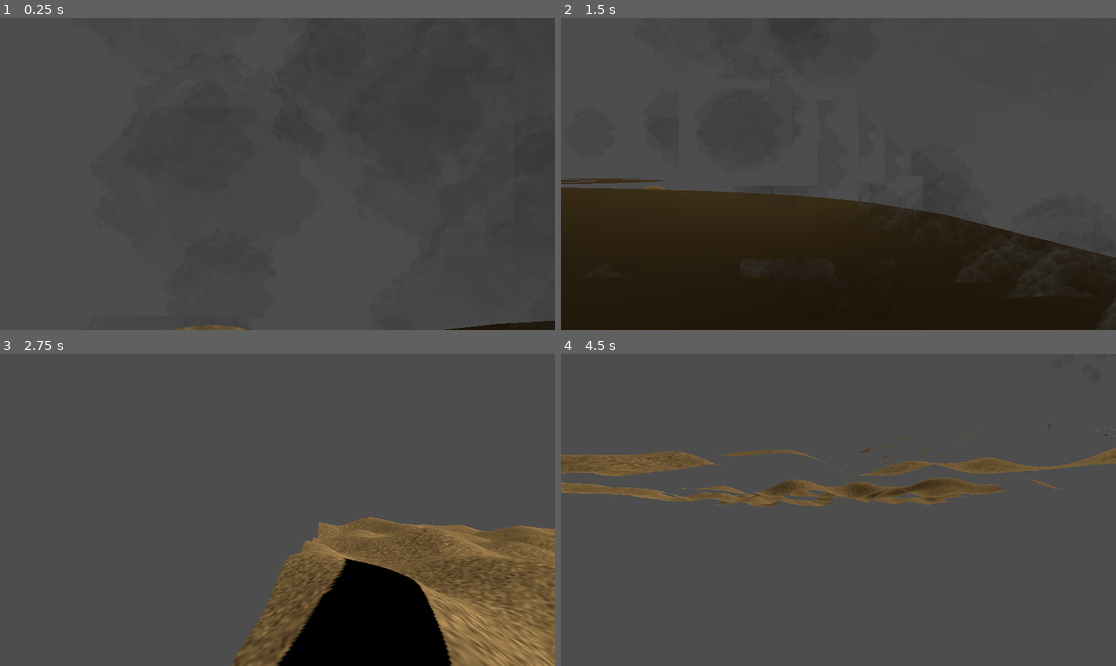
Above: before the commit, frames 1-4 (two rows, left to right).
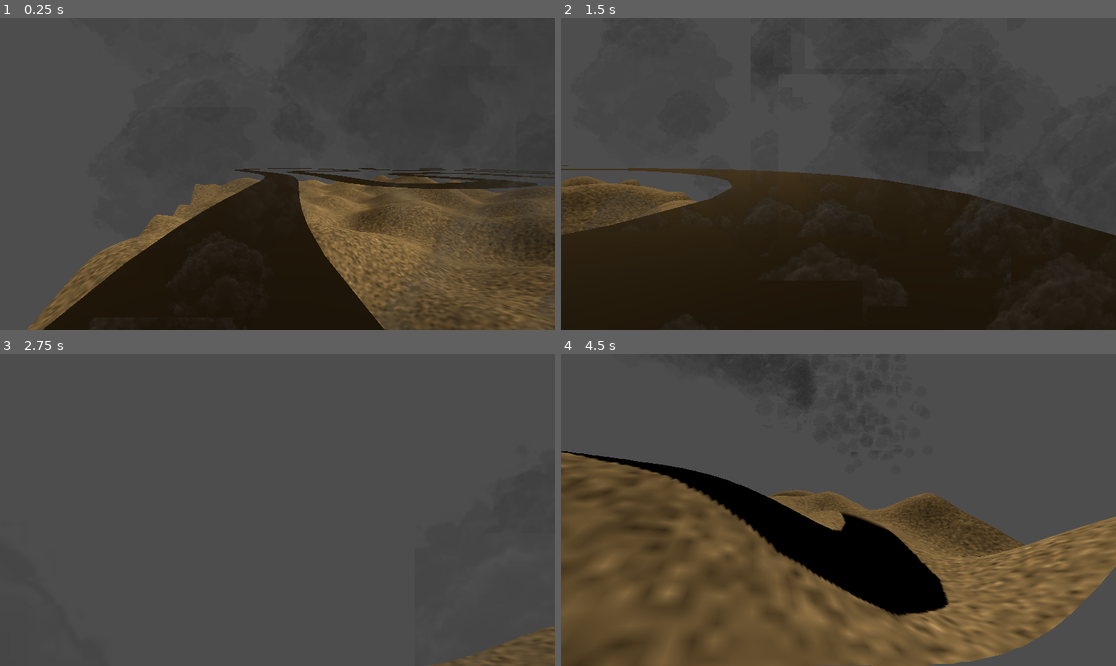
Above: after the commit, the same moments.

Repository: 360-g5/assignments
Game: Godot game, scene res://scenes/world.tscn
Same seed, same stepped clock (60 frames per second), same inputs: the game is played once before the commit and once after it.
Inputs:
- Up to frame 1 (0.25 s): no input
- Up to frame 2 (1.5 s): hold Right (move_right) 0.53-1.28 s; hold Down (move_backward) from 1.28 s (still down)
- Up to frame 3 (2.75 s): release Down (move_backward) at 2.03 s; hold Right (move_right) from 2.03 s (still down)
- Up to frame 4 (4.5 s): release Right (move_right) at 2.78 s; hold Up (move_forward) 2.78-3.53 s; hold Left (move_left) from 3.53 s (still down)

The runs differ from the first frame. In frame 1, 36% of the frame differs, in the area x 4-100%, y 48-100%; in frame 2, 8.0%; in frame 3, 23%; in frame 4, 54%, in the area x 0-100%, y 0-100%.

Commit message:
create track layout with hilbert curve
- `main.gd`: set player to face second control point in track
- `playerController.gd`: adjust turnSpeed slightly for easier testing
- `track_manager.gd`:
  - rename and export key variables for hilbert curve for easier adjustment, including for y-level of entire track
  - make track slightly wider for easier testing
  - reorder base track points so they go CW
  - remove scaling of hilbert points in `get_control_points()` so they are scaled only by hilbert_size in `fit_hilbert_between()`
  - adapt `fit_hilbert_between()` for easier adjustment with new export variables

Diff:
--- a/a2-driving-sim/scenes/world.tscn
+++ b/a2-driving-sim/scenes/world.tscn
@@ -13,7 +13,6 @@
 [node name="Landscape" parent="Environment" instance=ExtResource("2_71j4m")]
 
 [node name="Track" parent="." instance=ExtResource("4_qfnet")]
-spline_resolution = 20
 
 [node name="Debug" type="Node3D" parent="."]
 script = ExtResource("6_e3hyu")
--- a/a2-driving-sim/scripts/main.gd
+++ b/a2-driving-sim/scripts/main.gd
@@ -6,7 +6,7 @@
 const SmokeGenerator = preload("res://scripts/smokeGenerator.gd")
 
 func _ready():
-	add_child(makePlayerBody(Vector3(50, 60, 50)))
+	add_child(makePlayerBody(Vector3(80, 60, 50), Vector3(250, 50, 90)))
 	# Lighting
 	add_child(make_sun())
 #
@@ -18,10 +18,12 @@
 	smoke.set_script(SmokeGenerator)
 	camera.add_child(smoke)
 
-func makePlayerBody(pos: Vector3):
+func makePlayerBody(pos: Vector3, target: Vector3):
 	var player := CharacterBody3D.new()
 	player.set_script(PlayerController)
 	player.position = pos
+	player.look_at_from_position(pos, target, Vector3.UP)
+
 
 	#add collision to player
 	var collisionShape = CollisionShape3D.new()
--- a/a2-driving-sim/scripts/playerController.gd
+++ b/a2-driving-sim/scripts/playerController.gd
@@ -2,7 +2,7 @@
 
 #movement settings
 @export var moveSpeed: float = 30.0
-@export var turnSpeed: float = 5.0
+@export var turnSpeed: float = 3.0
 @export var gravity: float = 20.0
 
 
--- a/a2-driving-sim/scripts/track_manager.gd
+++ b/a2-driving-sim/scripts/track_manager.gd
@@ -6,14 +6,25 @@
 extends Node3D
 
 # adjust to make track wider/narrower
-@export var track_width: float = 20.0
+@export var track_width: float = 23.0
 # adjust to make curves more/less stiff; 0.5 = catmull-rom spline
 @export var track_tension: float = 0.5
 # adjust to add more/less interpolated pts per spline
-@export var spline_resolution: int = 10
+@export var spline_resolution: int = 30
+# now sets y for base points and hilbert points
+@export var track_y_level: float = 50.0
+
+@export_category("Hilbert")
+# hilbert curve is now rotated around a center point specified here
+@export var hilbert_center_x: float = 280.0
+@export var hilbert_center_z: float = 130.0
+@export var hilbert_rotation: float = 270.0
+@export var hilbert_size: float = 230.0
+@export var hilbert_reverse: bool = false
 
 @onready var path: Path3D = $Path3D
 @onready var track_mesh: MeshInstance3D = $TrackMesh
+#@onready var debug := get_node("/root/World/Debug")
 
 func _ready():
 	generate_track()
@@ -22,8 +33,6 @@
 func generate_track():
 	var control_points = get_control_points()
 
-	# where the magic happens
-	# thank you Russell and Freya
 	var splined_points = Spline.generate_full_spline(
 		control_points,
 		spline_resolution,
@@ -37,37 +46,37 @@
 	track_mesh.generate_from_curve(path.curve, track_width)
 	addCollisionToTrack()
 
+func get_control_points() -> Array:
+	var base = [
+		Vector3(80, track_y_level, 50),   # 0
+		Vector3(250, track_y_level, 90),  # 1
+		Vector3(400, track_y_level, 70), # 2
+		Vector3(450, track_y_level, 160), # 3
+		Vector3(430, track_y_level, 350), # 4
+		Vector3(350, track_y_level, 440), # 5
+		Vector3(250, track_y_level, 410), # 6
+		Vector3(70, track_y_level, 400), # 7
+		Vector3(100, track_y_level, 250), # 8
+		Vector3(50, track_y_level, 150), # 9
+	]
 
-func get_control_points() -> Array:
-	# square tester track
-	#var base = [
-		#Vector3(0, 50, 0),
-		#Vector3(100, 50, 0),
-		#Vector3(100, 50, 100),
-		#Vector3(0, 50, 100)
-	#]
+	#for i in base.size():
+		#debug.generate_point_sphere(base[i])
 
-	# this is also a tester track, just bigger
-	var base = [
-		Vector3(50, 50, 50),
-		Vector3(100, 50, 150),
-		Vector3(190, 50, 160),
-		Vector3(270, 50, 100),
-		Vector3(200, 50, 60)
-	]
-# splice a Hilbert L2 detour between base[1] (entrance) and base[2] (exit)
-	var A := 1  # entrance index in base
-	var B := 2  # exit index in base
-	var entrance: Vector3 = base[A]
-	var exit: Vector3 = base[B]
-
-	# generate unit-square Hilbert L2 points, lightly inset so it doesn't graze the mouth
-	var H2: Array[Vector2] = hilbert_points(2)  # L2
-	for i in range(H2.size()):
-		H2[i] = (H2[i] - Vector2(0.5, 0.5)) * 0.95 + Vector2(0.5, 0.5)
+	# splice a Hilbert detour between two points in base
+	var A := 3  # entrance index in base
+	var B := 4  # exit index in base
+	var H: Array[Vector2] = hilbert_points(2)  # L2
 
 	# fit/rotate/scale the Hilbert between entrance → exit on XZ plane at y=50
-	var detour: Array[Vector3] = fit_hilbert_between(H2, entrance, exit, 110.0, 50.0)
+	var detour: Array[Vector3] = fit_hilbert_between(
+		H,
+		Vector3(hilbert_center_x, track_y_level, hilbert_center_z),
+		hilbert_size,
+		hilbert_reverse,
+		hilbert_rotation,
+		)
+
 	# drop endpoints (they equal entrance/exit) so we don't duplicate
 	var detour_interior := detour.slice(1, detour.size() - 1)
 
@@ -77,16 +86,9 @@
 	stitched.append_array(detour_interior)
 	stitched.append_array(base.slice(B, base.size()))
 
-
 	var wrapped = wrap_for_closed_loop(stitched)
 
-
-	#print("Base points: ", base.size())
-	#print("Wrapped points: ", wrapped.size())
-	#print("Segments to generate: ", wrapped.size() - 3)
-
 	return wrapped
-
 
 # (not needed in example project since that spline was not closed)
 # since splines are done in chunks of 4 pts, you need k+3 pts
@@ -152,30 +154,33 @@
 		y = tmp
 	return Vector2i(x, y)
 
-# Fit a unit-square 2D Hilbert between entrance→exit in 3D (XZ plane), y=y_level
-#     max_scale caps the size; it will auto-shrink to the chord length if needed.
-func fit_hilbert_between(h2d: Array[Vector2], entrance: Vector3, exit: Vector3, max_scale: float, y_level: float) -> Array[Vector3]:
-	var seg: Vector3 = exit - entrance
-	var len = max(0.001, seg.length())
-	var dir: Vector3 = seg / len
-	var yaw := -atan2(dir.x, dir.z)
+# Fit Hilbert curve between specified entrance & exit
+func fit_hilbert_between(
+	h2d: Array[Vector2],
+	center: Vector3,
+	size: float,
+	# to reverse order if base path points are written ccw
+	reverse_dir: bool,
+	rotation_deg: float = 0.0,
+	) -> Array[Vector3]:
+
+	var yaw := deg_to_rad(rotation_deg)
 	var rot := Basis(Vector3.UP, yaw)
-# Godot 4 ternary
-	var scale = (min(len, max_scale) if max_scale > 0.0 else len)
 
 	var out: Array[Vector3] = []
 	out.resize(h2d.size())
 	for i in range(h2d.size()):
 		var p := h2d[i]  # 0..1
-		var local := Vector3(p.x * scale, 0.0, (p.y - 0.5) * scale)
-		var world := entrance + rot * local
-		world.y = y_level
+		var local := Vector3(p.x * size, 0.0, (p.y - 0.5) * size)
+		var world := center + rot * local
+		world.y = center.y
 		out[i] = world
 
-	# force exact endpoints
-	out[0] = Vector3(entrance.x, y_level, entrance.z)
-	out[out.size() - 1] = Vector3(exit.x, y_level, exit.z)
+	if reverse_dir:
+		out.reverse()
+
 	return out
+
 func addCollisionToTrack():
 	#create a staticbody3D for collision
 	var staticBody = StaticBody3D.new()
